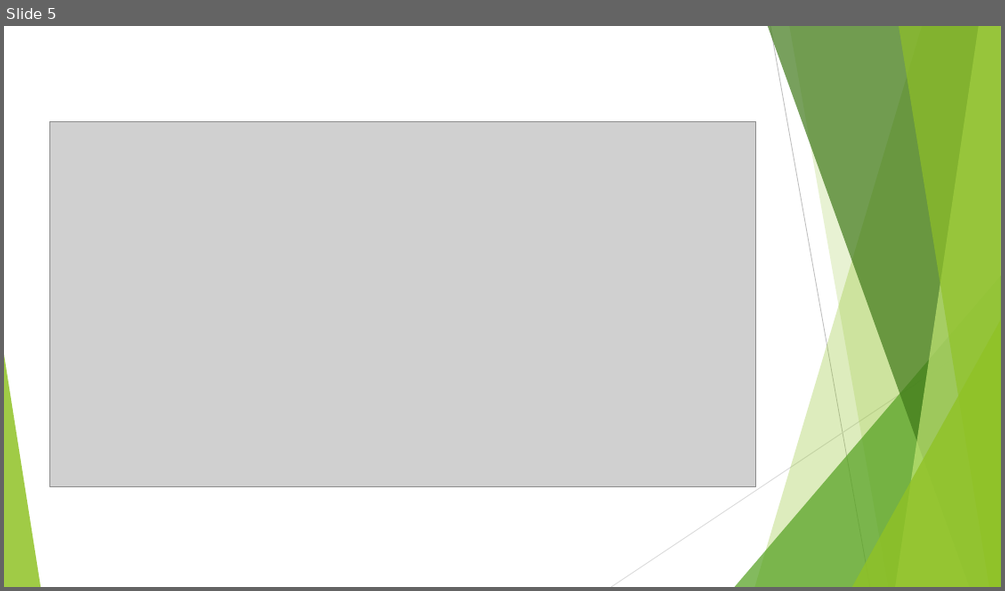
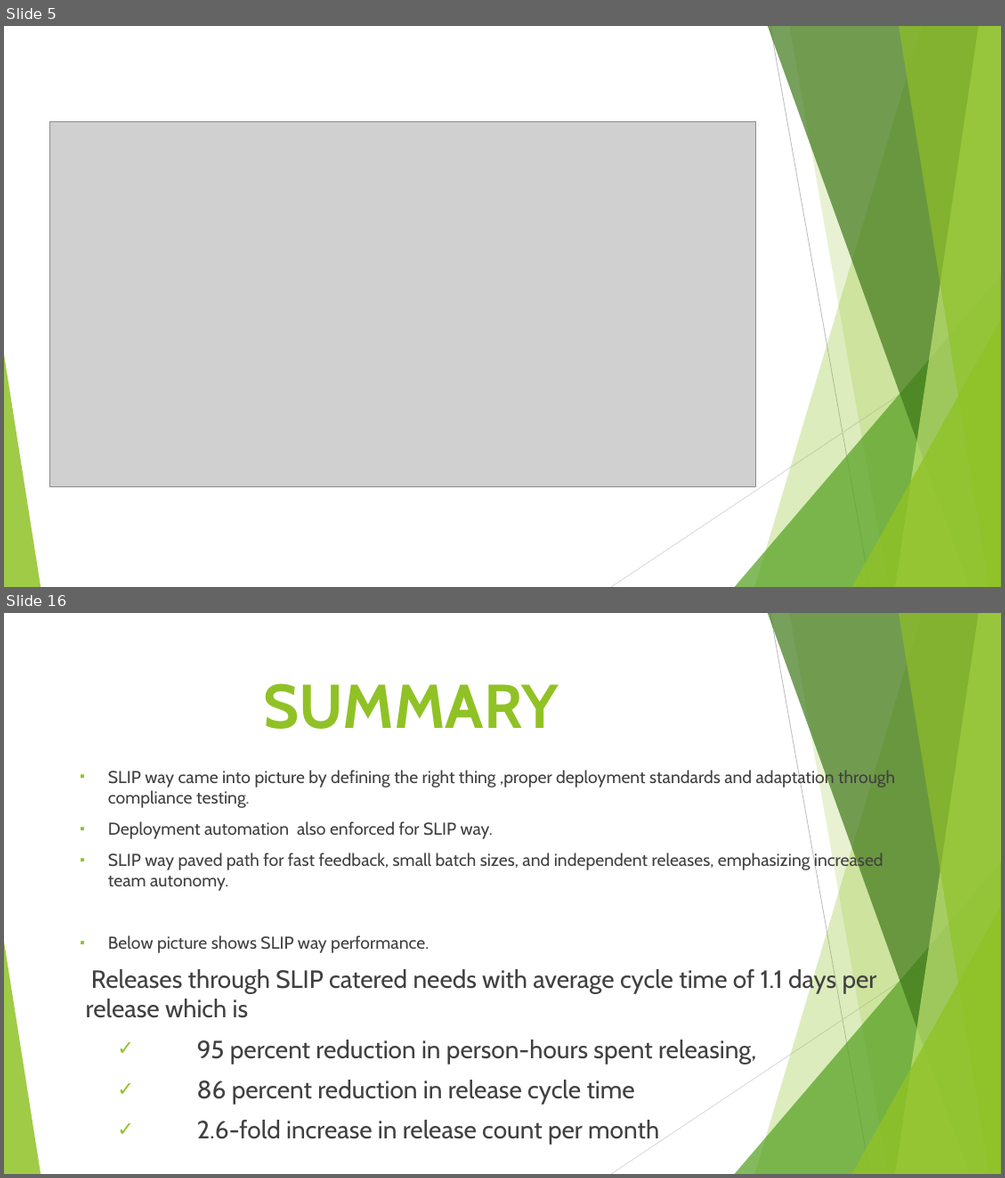
Before and after one commit to BMTechno/Advanced-Software-Engineering-LAB, a slide deck: ase ppt JOURNAL12.pptx. Shown one above the other, each under a label of ours: slide 5 before the commit, slides 5 and 16 after it; the slides between them are not shown. The pictures are 1005x591 and 1005x1178 pixels, drawn with LibreOffice and Linux fonts; fonts in the diff are those of the drawing; grey boxes stand for pictures. Boxes give left, top, right and bottom in pixels: in the first picture for what was removed or moved away, otherwise in the second. Text is boxed around its words. In the diff, an @@ line names an element or a change of style, - is before the commit and + after.

```diff
--- a/ase ppt JOURNAL12.pptx
+++ b/ase ppt JOURNAL12.pptx
@@ slide 16 added at (x1=4, y1=613, x2=1001, y2=1174), background #FFFFFF; not listed: 10 template elements that a slide beside it also shows @@
@@ title added at (x1=263, y1=683, x2=558, y2=729), 59.4 pt, text #90C226, bold @@
+SUMMARY
@@ text added at (x1=86, y1=769, x2=895, y2=1144), 16.6 pt, text #404040 @@
+▪ SLIP way came into picture by defining the right thing ,proper deployment standards and adaptation through compliance testing.
+▪ Deployment automation also enforced for SLIP way.
+▪ SLIP way paved path for fast feedback, small batch sizes, and independent releases, emphasizing increased team autonomy.
+▪ Below picture shows SLIP way performance.
+Releases through SLIP catered needs with average cycle time of 1.1 days per release which is
+  ✓ 95 percent reduction in person-hours spent releasing,
+  ✓ 86 percent reduction in release cycle time
+  ✓ 2.6-fold increase in release count per month
```
Also in this commit, not shown: 4 slides changed, 11 other slides added, 1 slide removed.
